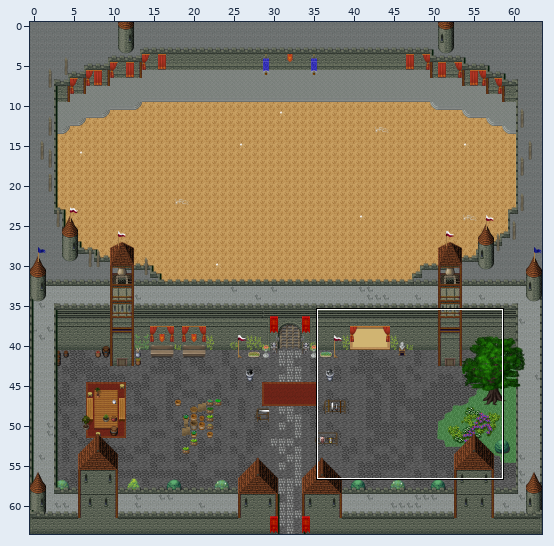
Two versions of a level (Tiled map, data/maps/interiors/tarnow/challenge_arena.tmx). Above, an overview of the earlier version with the close-up marked.
Close-up. Before the commit:
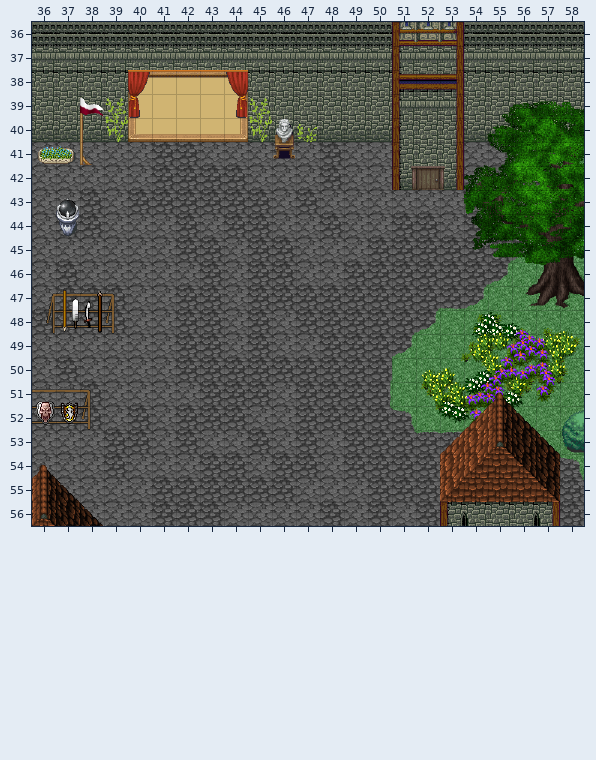
Cells are 32x32 px. Shown: x 36..58, y 36..56.
And afterwards:
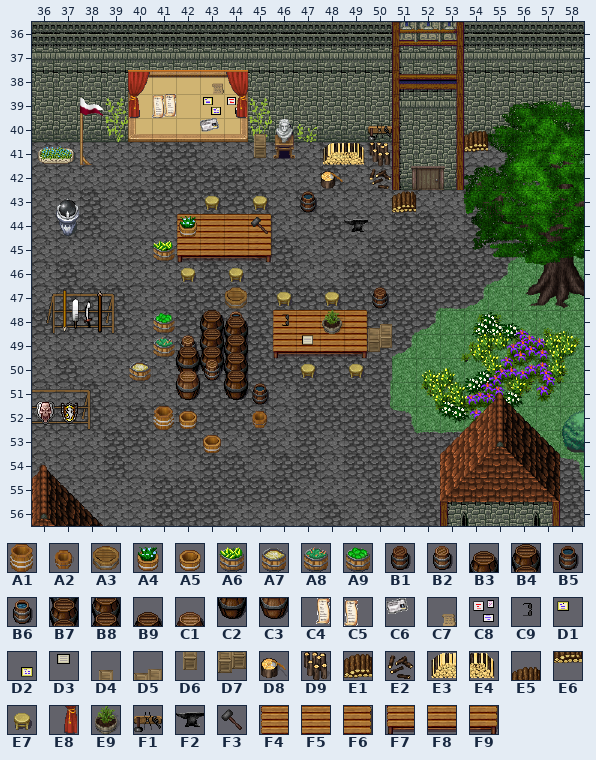
Key: from "barrel": A1 0, A2 1; from "barrel_flat": A3 0; from "barrel_with_flower": A4 0, A5 1; from "barrels_2": A6 0, A7 2, A8 5, A9 6; from "beczki": B1 2, B2 3, B3 4, B4 6, B5 10, B6 11, B7 12, B8 20, B9 22, C1 23, C2 28, C3 29; from "bulletin_board_items": C4 36, C5 37, C6 48, C7 75; from "bulletin_board_items2": C8 12, C9 15, D1 24, D2 25, D3 27; from "crates": D4 0, D5 1, D6 2, D7 3; from "firewood": D8 0, D9 1, E1 2, E2 3, E3 4, E4 5, E5 8, E6 11; from "fotele_czerwone_zaslona": E7 3, E8 17; from "planted_containers": E9 8; from "tools": F1 6, F2 7, F3 8; from "wooden_rectangular": F4 0, F5 1, F6 2, F7 3, F8 4, F9 5.
__ is an empty cell, .. an unchanged one.
The author wrote: Dodano więcej detali na arenie
Diff:
--- layer "1_terrain"
@@ x 42..49 @@
-43 .. __ .. __ .. .. .. ..
-44 __ __ __ __ .. .. .. __
-45 __ __ __ __ .. .. .. ..
-46 __ .. __ .. .. .. .. ..
-47 .. .. .. .. __ .. __ ..
-48 .. .. .. .. __ __ __ __
-49 .. .. .. .. __ __ __ __
-50 .. __ .. .. .. __ .. __
+43 .. E7 .. E7 .. .. .. ..
+44 F4 F5 F5 F6 .. .. .. F2
+45 F7 F8 F8 F9 .. .. .. ..
+46 E7 .. E7 .. .. .. .. ..
+47 .. .. .. .. E7 .. E7 ..
+48 .. .. .. .. F4 F5 F5 F6
+49 .. .. .. .. F7 F8 F8 F9
+50 .. C2 .. .. .. E7 .. E7
--- layer "2_object"
@@ x 41..54 @@
-39 __ .. __ E8 .. .. .. .. .. .. .. .. .. ..
-40 .. .. __ .. .. .. .. .. .. __ .. .. .. __
-41 .. .. .. .. __ .. .. __ __ __ .. .. .. __
-42 .. .. .. .. .. .. .. __ .. __ .. .. .. ..
-43 .. .. .. .. .. .. __ .. .. .. __ .. .. ..
-44 .. __ .. .. __ .. .. .. .. .. .. .. .. ..
-45 __ .. .. .. .. .. .. .. .. .. .. .. .. ..
+39 C5 .. D2 C8 .. .. .. .. .. .. .. .. .. ..
+40 .. .. C6 .. .. .. .. .. .. F1 .. .. .. E5
+41 .. .. .. .. D6 .. .. E3 E4 D9 .. .. .. E6
+42 .. .. .. .. .. .. .. D8 .. E2 .. .. .. ..
+43 .. .. .. .. .. .. B5 .. .. .. E1 .. .. ..
+44 .. A4 .. .. F3 .. .. .. .. .. .. .. .. ..
+45 A6 .. .. .. .. .. .. .. .. .. .. .. .. ..
@@ x 40..50 @@
-47 .. .. .. .. __ .. .. .. .. .. __
-48 .. __ .. __ __ .. __ .. __ .. ..
-49 .. __ __ __ __ .. .. __ .. .. __
-50 __ .. __ __ __ .. .. .. .. .. ..
-51 .. .. __ .. __ __ .. .. .. .. ..
-52 .. __ __ .. .. __ .. .. .. .. ..
-53 .. .. .. __ .. .. .. .. .. .. ..
+47 .. .. .. .. A3 .. .. .. .. .. B1
+48 .. A9 .. B4 B6 .. C9 .. E9 .. ..
+49 .. A8 B2 B8 B7 .. .. D3 .. .. D7
+50 A7 .. C2 B2 B8 .. .. .. .. .. ..
+51 .. .. C3 .. C2 B5 .. .. .. .. ..
+52 .. A1 A5 .. .. A2 .. .. .. .. ..
+53 .. .. .. A5 .. .. .. .. .. .. ..
--- layer "3_roof"
@@ x 41..45 @@
-38 .. .. __ .. ..
-39 __ .. __ __ ..
-40 .. .. .. .. __
+38 .. .. C7 .. ..
+39 C4 .. D1 E8 ..
+40 .. .. .. .. D4
@@ x 42..50 @@
-48 .. .. __ .. .. .. .. .. __
-49 __ .. .. .. .. .. .. .. ..
-50 __ .. .. .. .. .. .. .. ..
+48 .. .. B3 .. .. .. .. .. D5
+49 B9 .. .. .. .. .. .. .. ..
+50 C1 .. .. .. .. .. .. .. ..
